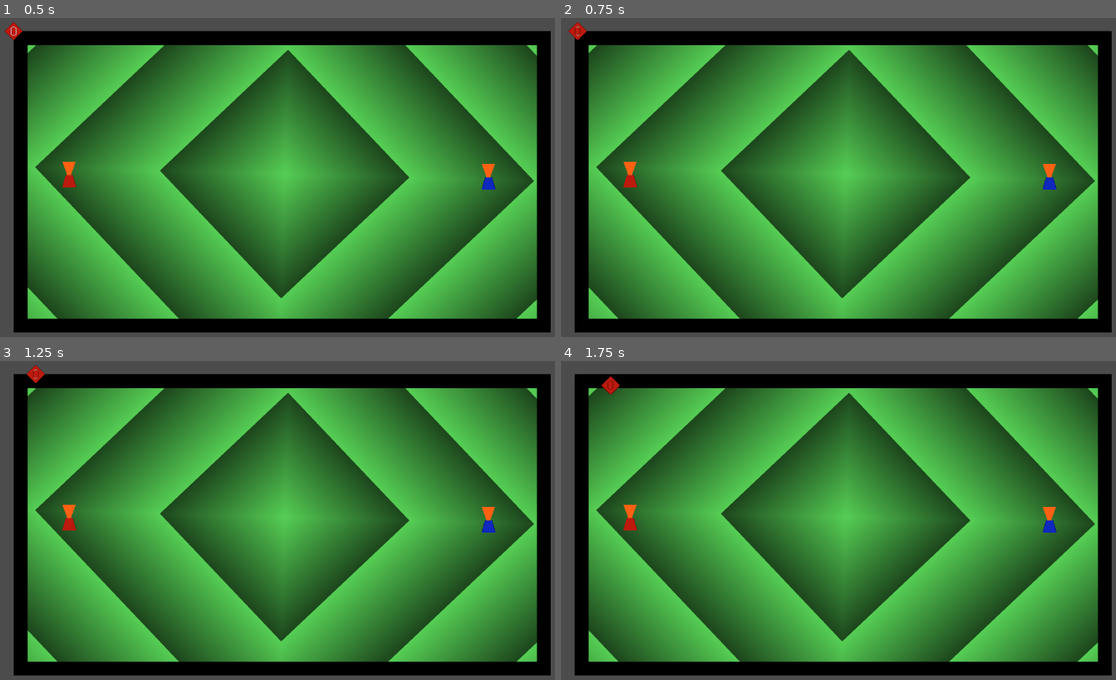
Above: before the commit, frames 1-4 (two rows, left to right).
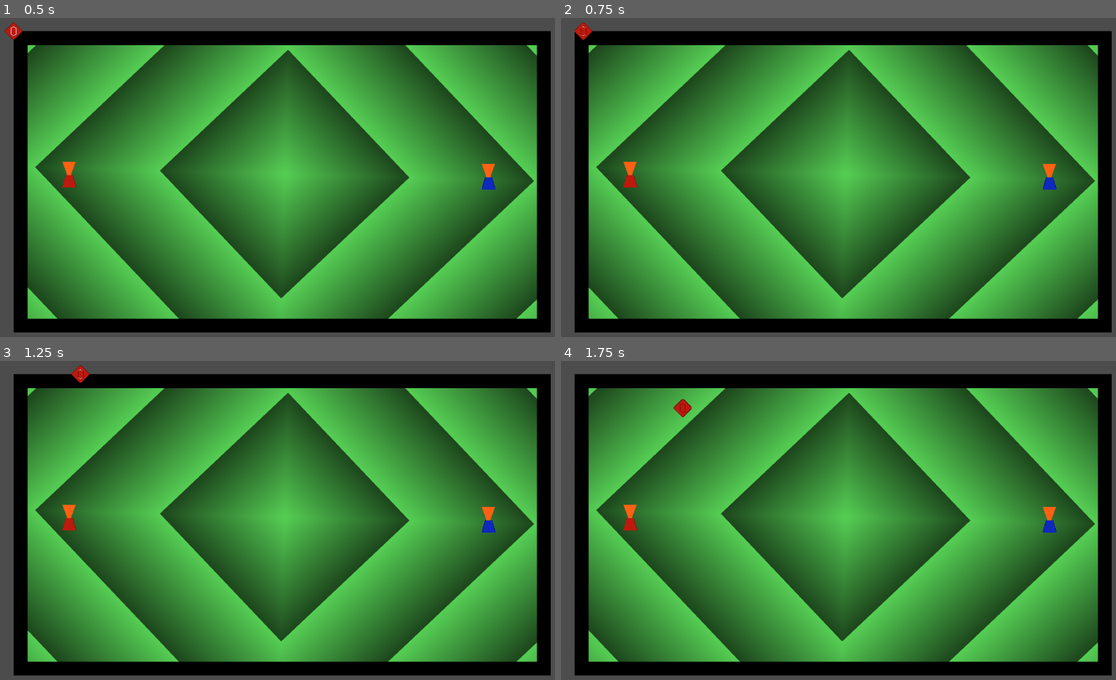
Above: after the commit, the same moments.

Repository: najarvis/SimpleCTF
Game: Godot game, scene res://MainScene.tscn
Two runs of this game, one before a commit and one after it. Both use one fixed random seed, a clock stepped at 60 frames per second and the inputs below. The project has no main scene, so this scene is started directly.
Inputs (mouse positions are in pixels of both pictures, inside the frame that each line leads up to):
- Up to frame 1 (0.5 s): no input
- Up to frame 2 (0.75 s): tap Enter at 0.5 s; move the mouse to (971, 164) at 0.52 s; hold D from 0.53 s (still down); hold Space from 0.53 s (still down); click (971, 164) at 0.67 s
- Up to frame 3 (1.25 s): keep holding D; keep holding Space
- Up to frame 4 (1.75 s): move the mouse to (727, 542) at 1.27 s; release D at 1.28 s; release Space at 1.28 s; hold S from 1.28 s (still down); tap Space at 1.35, 1.52 s

Frame 1 is identical in both runs. In frame 2, 0.1% of the frame differs, in the area x 1-6%, y 1-7%; in frame 3, 0.2%; in frame 4, 0.2%, in the area x 7-24%, y 4-18%.

Commit message:
Grabbing and returning flags works.

Diff:
--- a/Entity.gd
+++ b/Entity.gd
@@ -4,8 +4,13 @@
 var vel = Vector2()
 
 export (int) var speed = 10
+export (String) var team = "Red"
 
-var max_speed = 100
+var max_speed = 400
+
+var carrying = null
+
+var score = 0
 
 func _ready():
 	pass
@@ -29,3 +34,32 @@
 	pos += vel * delta * speed
 
 	position = pos
+
+	for area in get_overlapping_areas():
+		if area.get("team") != team and area.get("grabbable"):
+			grab(area)
+
+		if area.get("team") == team and area.get("type") == "Pedestal" and carrying:
+			return_object(true)
+
+	if Input.is_key_pressed(KEY_SPACE) and carrying:
+		return_object(false)
+
+func grab(area):
+	if not (area in get_children()):
+		area.get_parent().remove_child(area)
+		add_child(area)
+		area.scale = Vector2(1.0, 1.0) / scale
+		area.position = Vector2(0, 0)
+		area.z_index = -1
+		carrying = area
+
+func return_object(success):
+	carrying.scale = Vector2(1.0, 1.0)
+	carrying.position = carrying.initial_position
+	carrying.z_index = 0
+	remove_child(carrying)
+	get_parent().add_child(carrying)
+	carrying = null
+	if success:
+		score += 1
--- /dev/null
+++ b/Flag.gd
@@ -0,0 +1,10 @@
+extends Area2D
+
+export (String) var team = "Blue"
+
+var grabbable = true
+
+var initial_position
+
+func _ready():
+	initial_position = position
--- a/MainScene.tscn
+++ b/MainScene.tscn
@@ -1,12 +1,14 @@
-[gd_scene load_steps=16 format=2]
+[gd_scene load_steps=19 format=2]
 
 [ext_resource path="res://Map.png" type="Texture" id=1]
 [ext_resource path="res://FlagFlat.png" type="Texture" id=2]
-[ext_resource path="res://TeamColorShader.material" type="Material" id=3]
-[ext_resource path="res://Pedastal.png" type="Texture" id=4]
-[ext_resource path="res://GameCamera.gd" type="Script" id=5]
-[ext_resource path="res://Entity.gd" type="Script" id=6]
-[ext_resource path="res://Player1.png" type="Texture" id=7]
+[ext_resource path="res://Pedastal.gd" type="Script" id=3]
+[ext_resource path="res://TeamColorShader.material" type="Material" id=4]
+[ext_resource path="res://Pedastal.png" type="Texture" id=5]
+[ext_resource path="res://Flag.gd" type="Script" id=6]
+[ext_resource path="res://Entity.gd" type="Script" id=7]
+[ext_resource path="res://Player1.png" type="Texture" id=8]
+[ext_resource path="res://GameCamera.gd" type="Script" id=9]
 
 [sub_resource type="Shader" id=1]
 
@@ -55,6 +57,11 @@
 shader = SubResource( 3 )
 shader_param/nm_depth = 3.724
 _sections_unfolded = [ "Resource", "shader_param" ]
+
+[sub_resource type="ConvexPolygonShape2D" id=9]
+
+custom_solver_bias = 0.0
+points = PoolVector2Array( -11, -20, 12, -20, 25, 24, -24, 24 )
 
 [sub_resource type="ConvexPolygonShape2D" id=5]
 
@@ -130,19 +137,38 @@
 centered = false
 _sections_unfolded = [ "Material", "Offset", "Transform" ]
 
-[node name="Flag" type="Sprite" parent="Arena" index="0"]
+[node name="RedFlag" type="Sprite" parent="Arena" index="0"]
 
 material = SubResource( 4 )
 position = Vector2( 198.745, 500.966 )
 texture = ExtResource( 2 )
 _sections_unfolded = [ "Material" ]
 
-[node name="Pedastal" type="Sprite" parent="Arena" index="1"]
-
-material = ExtResource( 3 )
+[node name="RedPedastal" type="Area2D" parent="Arena" index="1"]
+
 position = Vector2( 197.722, 527.302 )
-texture = ExtResource( 4 )
+z_index = 5
+input_pickable = true
+gravity_vec = Vector2( 0, 1 )
+gravity = 98.0
+linear_damp = 0.1
+angular_damp = 1.0
+audio_bus_override = false
+audio_bus_name = "Master"
+script = ExtResource( 3 )
+_sections_unfolded = [ "Z Index" ]
+team = "Red"
+
+[node name="RedPedastalSprite" type="Sprite" parent="Arena/RedPedastal" index="0"]
+
+material = ExtResource( 4 )
+texture = ExtResource( 5 )
 _sections_unfolded = [ "Material" ]
+
+[node name="RedPedestalCollision" type="CollisionShape2D" parent="Arena/RedPedastal" index="1"]
+
+position = Vector2( 0.323532, 8.73538 )
+shape = SubResource( 9 )
 
 [node name="BlueFlag" type="Area2D" parent="Arena" index="2"]
 
@@ -154,12 +180,14 @@
 angular_damp = 1.0
 audio_bus_override = false
 audio_bus_name = "Master"
+script = ExtResource( 6 )
+team = "Blue"
 
 [node name="BlueFlagSprite" type="Sprite" parent="Arena/BlueFlag" index="0"]
 
-material = SubResource( 4 )
+show_behind_parent = true
 texture = ExtResource( 2 )
-_sections_unfolded = [ "Material", "Transform" ]
+_sections_unfolded = [ "Material", "Transform", "Visibility" ]
 
 [node name="BlueFlagCollision" type="CollisionShape2D" parent="Arena/BlueFlag" index="1"]
 
@@ -169,8 +197,36 @@
 
 material = SubResource( 7 )
 position = Vector2( 1697, 535.44 )
-texture = ExtResource( 4 )
-_sections_unfolded = [ "Material" ]
+z_index = 5
+texture = ExtResource( 5 )
+_sections_unfolded = [ "Material", "Z Index" ]
+
+[node name="MainPlayer" type="Area2D" parent="Arena" index="4"]
+
+position = Vector2( 512.257, 568.349 )
+scale = Vector2( 2, 2 )
+z_index = 10
+input_pickable = true
+gravity_vec = Vector2( 0, 1 )
+gravity = 98.0
+linear_damp = 0.1
+angular_damp = 1.0
+audio_bus_override = false
+audio_bus_name = "Master"
+script = ExtResource( 7 )
+_sections_unfolded = [ "Z Index" ]
+speed = 30
+team = "Red"
+
+[node name="PlayerSprite" type="Sprite" parent="Arena/MainPlayer" index="0"]
+
+material = ExtResource( 4 )
+texture = ExtResource( 8 )
+_sections_unfolded = [ "Material", "Transform" ]
+
+[node name="PlayerCollision" type="CollisionShape2D" parent="Arena/MainPlayer" index="1"]
+
+shape = SubResource( 8 )
 
 [node name="Camera2D" type="Camera2D" parent="." index="1"]
 
@@ -197,28 +253,4 @@
 editor_draw_screen = true
 editor_draw_limits = false
 editor_draw_drag_margin = false
-script = ExtResource( 5 )
-
-[node name="MainPlayer" type="Area2D" parent="." index="2"]
-
-position = Vector2( 512.581, 529.848 )
-scale = Vector2( 2, 2 )
-input_pickable = true
-gravity_vec = Vector2( 0, 1 )
-gravity = 98.0
-linear_damp = 0.1
-angular_damp = 1.0
-audio_bus_override = false
-audio_bus_name = "Master"
-script = ExtResource( 6 )
-speed = 10
-
-[node name="PlayerSprite" type="Sprite" parent="MainPlayer" index="0"]
-
-material = ExtResource( 3 )
-texture = ExtResource( 7 )
-_sections_unfolded = [ "Material", "Transform" ]
-
-[node name="PlayerCollision" type="CollisionShape2D" parent="MainPlayer" index="1"]
-
-shape = SubResource( 8 )
+script = ExtResource( 9 )
--- /dev/null
+++ b/Pedastal.gd
@@ -0,0 +1,8 @@
+extends Area2D
+
+export (String) var team = "Red"
+
+var type = "Pedestal"
+
+func _ready():
+	pass
